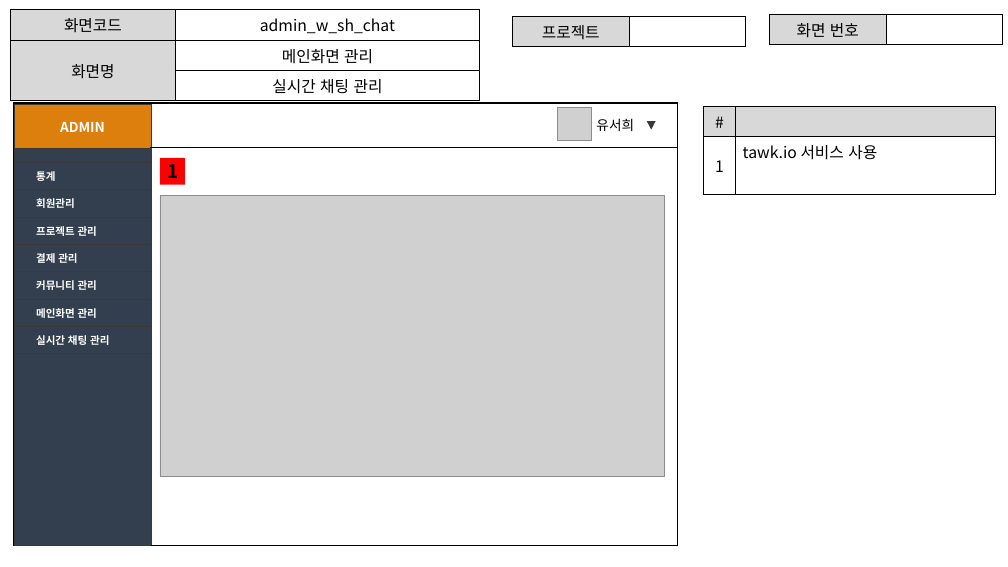
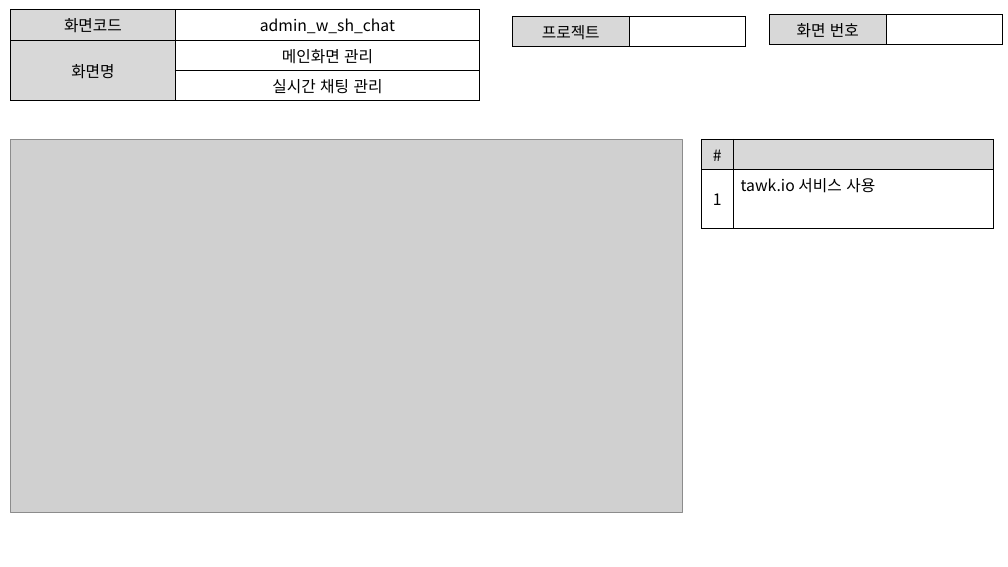
Before and after one commit to ezenteam2/EzenCrowdFunding, a slide deck: slide 19 of project03 화면설계서/project03 - 화면 설계서 - 서희.pptx (slide 20 before the commit). Drawn at 1008x567 pixels with LibreOffice and Linux fonts; fonts in the diff are those of the drawing; grey boxes stand for pictures. Boxes give left, top, right and bottom in pixels: in the first picture for what was removed or moved away, otherwise in the second. Text is boxed around its words. In the diff, an @@ line names an element or a change of style, - is before the commit and + after.

```diff
--- a/project03 화면설계서/project03 - 화면 설계서 - 서희.pptx
+++ b/project03 화면설계서/project03 - 화면 설계서 - 서희.pptx
@@ rectangle removed at [13, 103, 677, 545] @@
-tawk.io API
@@ table removed at [14, 104, 151, 545], 10 rows, 1 columns @@
-ADMIN
-
-통계
-회원관리
-프로젝트 관리
-결제 관리
-커뮤니티 관리
-메인화면 관리
-실시간 채팅 관리
-
@@ picture removed at [557, 107, 591, 141] @@
@@ text removed at [596, 118, 634, 131] @@
-유서희
@@ picture: place and size @@
-picture at [160, 196, 665, 476]
+picture at [11, 139, 682, 513]
@@ line removed from (150, 147) to (678, 147) @@
@@ triangle removed at [647, 121, 656, 129] @@
@@ table: place and size @@
-table at [704, 107, 996, 194]
+table at [702, 139, 994, 227]
@@ rectangle removed at [160, 158, 185, 185] @@
-1
```
Also in this commit, not shown: 13 other slides changed, 1 slide removed.
